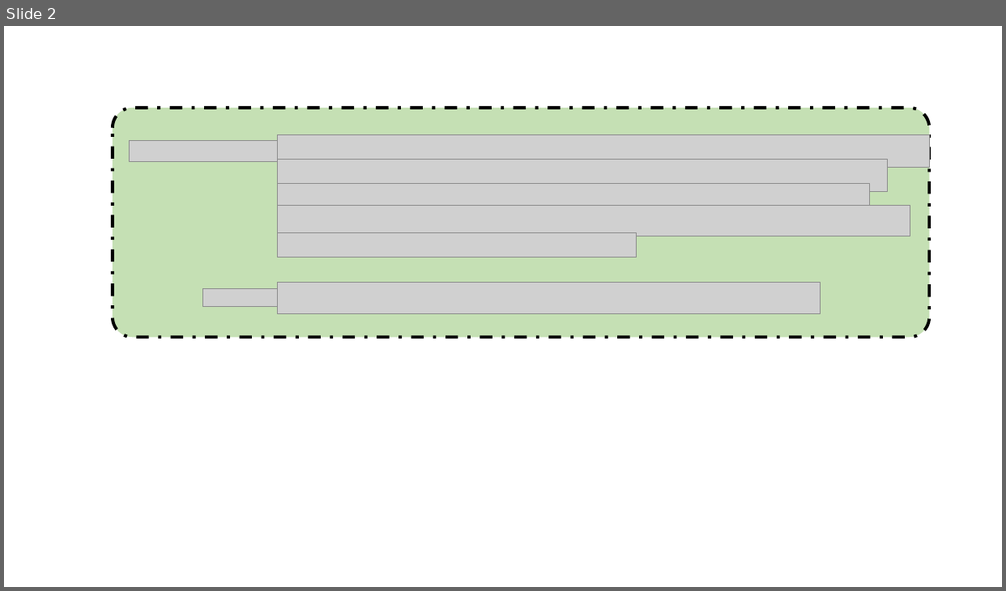
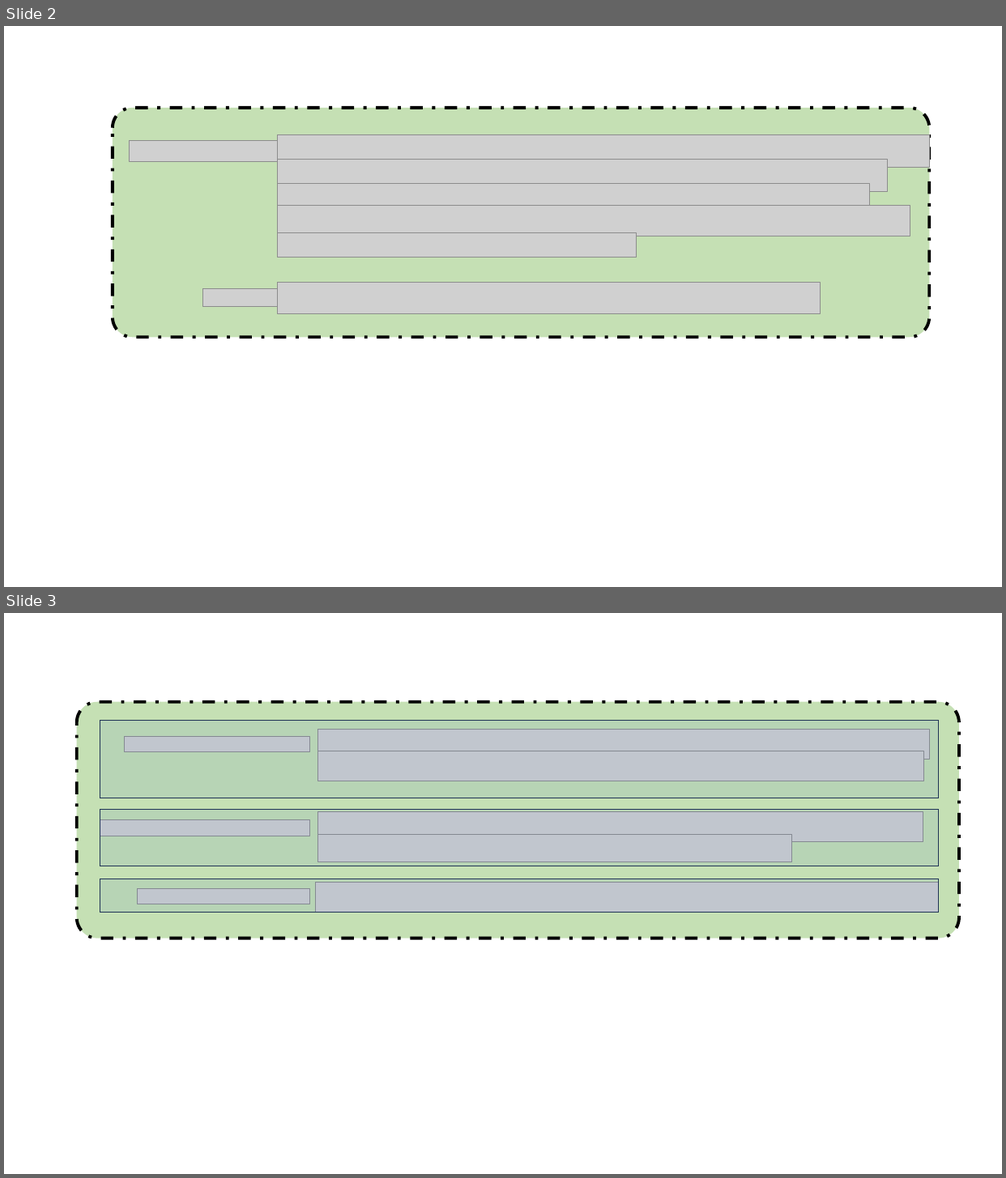
Before and after one commit to nobodyknowwhy/distance_analysis, a slide deck: aes/lunwen/新建 Microsoft PowerPoint 演示文稿.pptx. Shown one above the other, each under a label of ours: slide 2 before the commit, slides 2 and 3 after it. The pictures are 1006x591 and 1006x1178 pixels, drawn with LibreOffice and Linux fonts; fonts in the diff are those of the drawing; grey boxes stand for pictures; background and template pictures are left out. Boxes give left, top, right and bottom in pixels: in the first picture for what was removed or moved away, otherwise in the second. Text is boxed around its words. In the diff, an @@ line names an element or a change of style, - is before the commit and + after.

```diff
--- a/aes/lunwen/新建 Microsoft PowerPoint 演示文稿.pptx
+++ b/aes/lunwen/新建 Microsoft PowerPoint 演示文稿.pptx
@@ slide 3 added at <box>4,613,1002,1174</box>, background #FFFFFF @@
@@ rounded rectangle added at <box>77,702,959,939</box>, fill #C5E0B4, outline #000000 3 pt dashed @@
@@ rectangle added at <box>100,721,939,798</box>, fill #4472C4 at 10% opacity, outline #1E3256 1 pt @@
@@ picture added at <box>318,729,930,759</box> @@
@@ picture added at <box>125,736,310,752</box> @@
@@ picture added at <box>318,751,924,781</box> @@
@@ picture added at <box>100,820,309,837</box> @@
@@ rectangle added at <box>100,810,939,867</box>, fill #4472C4 at 10% opacity, outline #1E3256 1 pt @@
@@ picture added at <box>317,812,923,842</box> @@
@@ picture added at <box>317,835,792,862</box> @@
@@ rectangle added at <box>100,879,939,913</box>, fill #4472C4 at 10% opacity, outline #1E3256 1 pt @@
@@ picture added at <box>138,888,309,905</box> @@
@@ picture added at <box>315,883,939,913</box> @@
```
Also in this commit, not shown: 5 other files.
